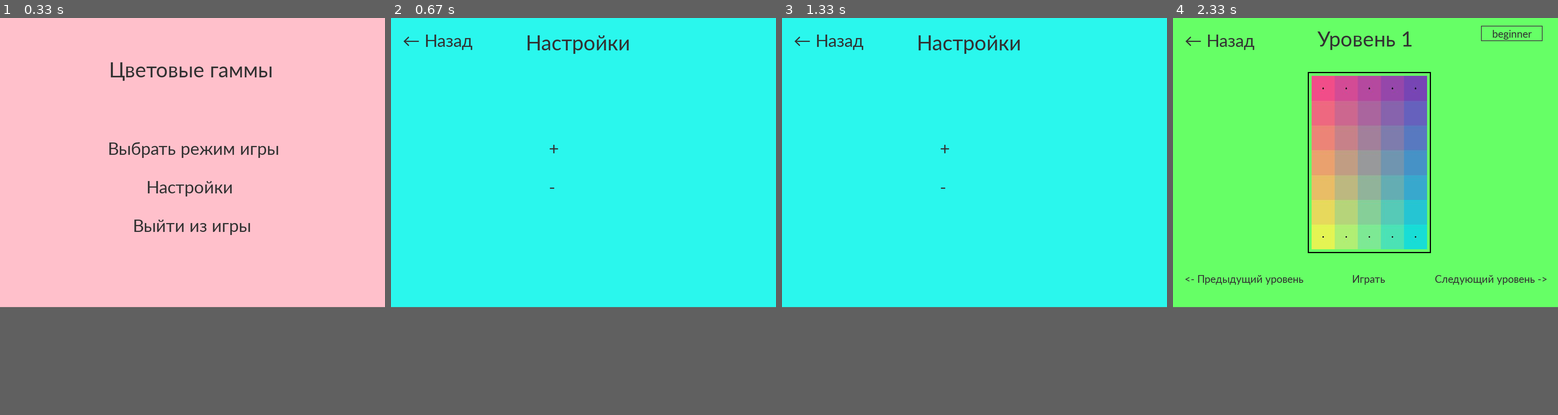
Above: before the commit, frames 1-4 (left to right).
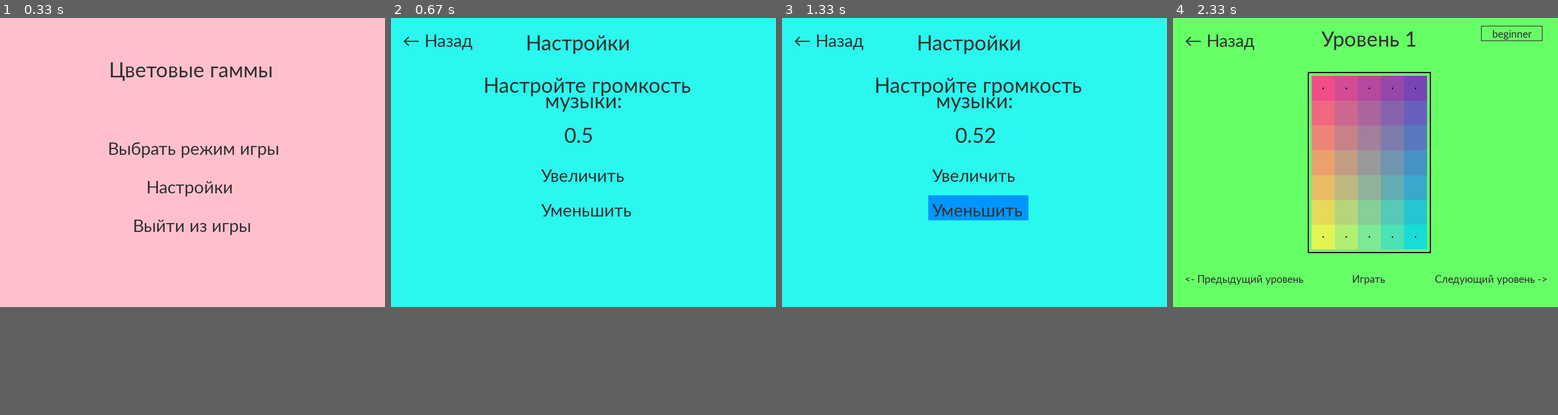
Above: after the commit, the same moments.

Repository: Angelina-ainel/PyGame-Project
Game: pygame game, started from menu.py
Same seed, same stepped clock (60 frames per second), same inputs: the game is played once before the commit and once after it.
Inputs (mouse positions are in pixels of both pictures, inside the frame that each line leads up to):
- Up to frame 1 (0.33 s): no input
- Up to frame 2 (0.67 s): press the mouse at (579, 184) at 0.37 s; move the mouse to (571, 133) at 0.47 s; release the mouse at (568, 85) at 0.6 s
- Up to frame 3 (1.33 s): click (1013, 184) at 0.75 s; click (978, 208) at 1.05 s, where only the run after the commit has a clickable "Уменьшить"
- Up to frame 4 (2.33 s): press the mouse at (1219, 37) at 1.37 s; move the mouse to (1226, 85) at 1.47 s; release the mouse at (1234, 137) at 1.6 s; press the mouse at (1365, 145) at 1.7 s; move the mouse to (1296, 149) at 1.8 s; release the mouse at (1223, 152) at 1.93 s; press the mouse at (1357, 164) at 2.03 s; move the mouse to (1434, 109) at 2.13 s; release the mouse at (1507, 53) at 2.27 s

Frame 1 is identical in both runs. In frame 2, 1.4% of the frame differs, in the area x 24-78%, y 15-50%; in frame 3, 2.9%, in the area x 24-78%, y 15-51%; in frame 4, 0.4%.

Commit message:
finish project

Diff:
--- a/menu.py
+++ b/menu.py
@@ -10,24 +10,30 @@
 con = sqlite3.connect('color_schemes.db')
 cur = con.cursor()
 
-pg.init()
-pg.display.set_caption('Цветовые гаммы')
-size = width, height = 1000, 750
-screen = pg.display.set_mode(size)
-
-c_font = 'calibri'
-up_font = pg.font.SysFont(c_font, 60)
-down_font = pg.font.SysFont(c_font, 30)
-
 difficulty = {1: 'beginner',
               2: 'easy',
               3: 'normal',
               4: 'hard',
               5: 'expert'}
-first_levels = ['beginner_1.jpg', 'easy_4.jpg', 'normal_7.jpg', 'hard_10.jpg', 'expert_13.jpg']
-current_levels = ['beginner_1.jpg', 'beginner_2.jpg', 'beginner_3.jpg', 'beginner_16.jpg', 'beginner_17.jpg']
+
+#  initial choice of difficulty and first level
+query = '''SELECT id FROM levels WHERE difficulty = 1'''
+res = cur.execute(query).fetchall()
+current_levels = []
 c = 0
+for r in res:
+    r = f'{difficulty[1]}_{str(r[0])}.jpg'
+    current_levels.append(r)
 current_level = current_levels[c]
+
+pg.init()
+pg.display.set_caption('Цветовые гаммы')
+size = width, height = 1000, 750
+screen = pg.display.set_mode(size)
+
+c_font = 'calibri'
+up_font = pg.font.SysFont(c_font, 60)
+down_font = pg.font.SysFont(c_font, 30)
 
 next_count = 0
 previous_count = 0
@@ -44,22 +50,23 @@
     pg.mixer.music.play(-1)
 
 
-def music_up():
+def music_up():  # turn up the music volume
     global vol
-    vol += 0.01
-    print(vol)
+    if vol < 1:
+        vol += 0.01
     pg.mixer.music.set_volume(vol)
 
 
-def music_down():
+def music_down():  # turn down the music volume
     global vol
-    vol -= 0.01
-    print(vol)
+    if vol > 0:
+        vol -= 0.01
     pg.mixer.music.set_volume(vol)
 
 
 pg.mixer.music.load("data/ambient-sleep-music-food-for-the-soul.mp3")
 vol = 0.5
+pg.mixer.music.set_volume(vol)
 music_play()
 
 
@@ -90,7 +97,7 @@
     screen.blit(button_text, (x, y))
 
 
-class Button:
+class Button:  # create buttons
     def __init__(self, width, height, inactive_color=(255, 192, 203), active_color=(255, 82, 108)):
         self.width = width
         self.height = height
@@ -101,20 +108,20 @@
         mouse = pg.mouse.get_pos()
         click = pg.mouse.get_pressed()
 
-        if x < mouse[0] < x + self.width and y < mouse[1] < y + self.height:
+        if x < mouse[0] < x + self.width and y < mouse[1] < y + self.height:  # drawing a button with an active color
             pg.draw.rect(screen, self.active_color, (x, y, self.width, self.height))
 
-            if click[0] == 1:  # здесь будет звук нажатия кнопки
+            if click[0] == 1:
                 if action is not None:
                     action()
 
-        else:
+        else:  # drawing a button with an inactive color
             pg.draw.rect(screen, self.inactive_color, (x, y, self.width, self.height))
 
         print_text(text, x + 10, y + 10, font_size=font_size)
 
 
-class ColorButton(Button):
+class ColorButton(Button):  # create colored buttons in user_level()
     def __init__(self, width, height, inactive_color, active_color):
         super().__init__(width, height, inactive_color, active_color)
         self.width = width
@@ -127,30 +134,28 @@
         click = pg.mouse.get_pressed()
         global color_list, down_font
 
+        #  draw a button with an active color
         if x < mouse[0] < x + self.width and y < mouse[1] < y + self.height and click[0] == 1:
             pg.draw.rect(screen, self.active_color, (x, y, self.width, self.height))
 
             if self.active_color not in color_list:
                 if len(color_list) < 4:
-                    print(len(color_list))
                     color_list.append(self.active_color)
-                    print(color_list)
                     time.sleep(0.3)
 
                 else:
                     color_list.remove(color_list[0])
                     color_list.append(self.active_color)
-                    print(color_list)
                     time.sleep(0.3)
 
-        else:
+        else:  # draw a button with an inactive color
             pg.draw.rect(screen, self.inactive_color, (x, y, self.width, self.height))
 
 
 color_list = []
 
 
-class Droplist:
+class Droplist:  # create droplist in user_level()
     def __init__(self, x, y, w, h, inactive_color, active_color, font, option_list, selected=0):
         self.inactive_color = inactive_color
         self.active_color = active_color
@@ -168,7 +173,7 @@
         btn_text = self.font.render(self.option_list[self.selected], 1, (50, 50, 50))
         surf.blit(btn_text, btn_text.get_rect(center=self.rect.center))
 
-        if self.draw_menu:
+        if self.draw_menu:  # draw a drop list if the menu is open
             for i, text in enumerate(self.option_list):
                 rect = self.rect.copy()
                 rect.y += (i + 1) * self.rect.height
@@ -220,20 +225,20 @@
         self.active = False
 
     def handle_event(self, event):
-        if event.type == pg.MOUSEBUTTONDOWN:
+        if event.type == pg.MOUSEBUTTONDOWN:  # changes the color of the frames
             if self.rect.collidepoint(event.pos):
                 self.active = not self.active
             else:
                 self.active = False
             self.color = COLOR_ACTIVE_S_U if self.active else COLOR_INACTIVE_S_U
-        if event.type == pg.KEYDOWN:
+        if event.type == pg.KEYDOWN:  # writes the text entered by the user
             if self.active:
                 if event.key == pg.K_BACKSPACE:
                     self.text = self.text[:-1]
                 else:
                     self.text += str(event.unicode)
                 self.txt_surface = FONT.render(self.text, True, self.color)
-        if not str(self.text).isdigit():
+        if not str(self.text).isdigit():  # checking for numbers
             self.text = ''
             self.txt_surface = FONT.render(self.text, True, self.color)
 
@@ -242,9 +247,7 @@
         self.rect.w = width
 
     def draw(self, screen):
-        # Blit the text.
         screen.blit(self.txt_surface, (self.rect.x + 5, self.rect.y + 5))
-        # Blit the rect.
         pg.draw.rect(screen, self.color, self.rect, 2)
 
 
@@ -253,13 +256,13 @@
     sys.exit()
 
 
-def next_counter():
+def next_counter():  # Moving to the next level
     global next_count
     next_count = 1
     time.sleep(0.25)
 
 
-def previous_counter():
+def previous_counter():  # Moving to the previous level
     global previous_count
     previous_count = 1
     time.sleep(0.25)
@@ -434,7 +437,7 @@
         pg.display.flip()
 
 
-def menu():
+def menu():  # draw main menu
     select_button = Button(470, 65)
     option_button = Button(240, 65)
     quit_button = Button(320, 65)
@@ -457,7 +460,7 @@
         pg.display.flip()
 
 
-def select_menu():
+def select_menu():  # draws a menu for selecting game modes
     time.sleep(0.25)
     user_options = Button(660, 65, (255, 243, 82), (255, 165, 0))
     off_levels = Button(380, 65, (255, 243, 82), (255, 165, 0))
@@ -478,7 +481,7 @@
         pg.display.flip()
 
 
-def user_level():
+def user_level():  # draws a level creation menu
     time.sleep(0.25)
     global up_font, c_font, down_font, width_input, height_input, selected_template, screen, mistake
     screen = pg.display.set_mode(size)
@@ -575,12 +578,12 @@
 
         screen.blit(select_colors, (710, 340))
         x = 680
-        for color in color_list:
+        for color in color_list:  # draws the selected colors
             button = ColorButton(70, 70, color, color)
             button.draw(x, 400, '')
             x += 80
 
-        if mistake:
+        if mistake:  # writes an error message
             screen.blit(mistake_message, (width - 400, height - 50))
 
         screen.blit(up_text, (250, 25))
@@ -595,12 +598,12 @@
         clock.tick(30)
 
 
-def options():
+def options():  # draw music options
     time.sleep(0.25)
-    global up_font
+    global up_font, vol
     back = Button(210, 65, (42, 247, 237), (0, 150, 255))
-    up = Button(100, 100, (42, 247, 237), (0, 150, 255))
-    down = Button(100, 100, (42, 247, 237), (0, 150, 255))
+    up = Button(240, 65, (42, 247, 237), (0, 150, 255))
+    down = Button(260, 65, (42, 247, 237), (0, 150, 255))
 
     while True:
         events = pg.event.get()
@@ -611,24 +614,43 @@
         screen.fill((42, 247, 237))
 
         text_surface = up_font.render('Настройки', True, (50, 50, 50))
+        text_surface1 = up_font.render('Настройте громкость', True, (50, 50, 50))
+        text_surface2 = up_font.render('музыки:', True, (50, 50, 50))
+        mus_vol = up_font.render(str(round(vol, 2)), True, (50, 50, 50))  # writes the music volume value
+
         back.draw(20, 20, '← Назад', menu)
-        up.draw(400, 300, '+', music_up)
-        down.draw(400, 400, '-', music_down)
+        up.draw(380, 370, 'Увеличить', music_up)
+        down.draw(380, 460, 'Уменьшить', music_down)
 
         screen.blit(text_surface, (350, 30))
+        screen.blit(text_surface1, (240, 140))
+        screen.blit(text_surface2, (400, 180))
+        screen.blit(mus_vol, (450, 270))
         pg.display.flip()
 
 
-def levels():
+def levels():  # draw menu levels
     time.sleep(0.25)
-    global cur, next_count, previous_count, current_level, current_levels, c, screen
+    global cur, next_count, previous_count, screen, current_level, current_levels, c
+
+    # creates a list of the first levels
+    fl_count = 1
+    first_levels = []
+    for k_diff in range(5):
+        k_diff += 1
+        result = f'{difficulty[k_diff]}_{fl_count}.jpg'
+        fl_count += 3
+        first_levels.append(result)
+
     screen = pg.display.set_mode(size)
     back = Button(210, 65, (102, 255, 102), (50, 205, 50))
     left = Button(330, 50, (102, 255, 102), (50, 205, 50))
     right = Button(315, 50, (102, 255, 102), (50, 205, 50))
     play = Button(180, 50, (102, 255, 102), (50, 205, 50))
-    query = '''SELECT difficulty FROM difficulties'''
-    res = cur.execute(query).fetchall()
+
+    # filling in the drop list
+    query1 = '''SELECT difficulty FROM difficulties'''
+    res = cur.execute(query1).fetchall()
     templates_list = []
     for r in res:
         r = r[0]
@@ -643,7 +665,8 @@
             if event.type == pg.QUIT:
                 terminate()
 
-        selected_option = list1.update(event_list) + 1
+        # user's choice of difficulty and level
+        selected_option = list1.update(event_list) + 1  # the number of the selected difficulty
         query = '''SELECT id FROM levels WHERE difficulty = ?'''
         res = cur.execute(query, (selected_option,)).fetchall()
         if selected_option > 0:
@@ -656,6 +679,8 @@
                 result = f'{dif_str}_{str(r[0])}.jpg'
                 current_levels.append(result)
             current_level = current_levels[c]
+
+        # switching between levels
         if current_level != current_levels[-1] and next_count > 0:
             c += 1
             current_level = current_levels[c]
@@ -679,31 +704,17 @@
         screen.fill((102, 255, 102))
         list1.draw(screen)
         back.draw(20, 20, '← Назад', select_menu)
-        left.draw(20, 650, '<- Предыдущий уровень', font_size=30, action=previous_counter)
-        right.draw(670, 650, 'Следующий уровень ->', font_size=30, action=next_counter)
-        right_levels = ['beginner_1.jpg', 'beginner_2.jpg', 'beginner_3.jpg']
-        not_right_levels = ['beginner_16.jpg', 'beginner_17.jpg', 'beginner_18.jpg', 'beginner_19.jpg']
-        es_n_levels = ['easy_4.jpg', 'easy_5.jpg', 'easy_6.jpg', 'normal_7.jpg', 'normal_8.jpg', 'normal_9.jpg']
-        if current_level in right_levels:
-            s = current_level.split('.')
-            s = s[0][-1]
-            text_surface = up_font.render(f'Уровень {s}', True, (50, 50, 50))
-            screen.blit(text_surface, (375, 20))
-        elif current_level in not_right_levels:
-            s = current_level.split('.')
-            s = s[0][-2:]
-            text_surface = up_font.render(f'Уровень {int(s) - 12}', True, (50, 50, 50))
-            screen.blit(text_surface, (375, 20))
-        elif current_level in es_n_levels:
-            s = current_level.split('.')
-            s = s[0][-1]
-            text_surface = up_font.render(f'Уровень {int(s) + 2}', True, (50, 50, 50))
-            screen.blit(text_surface, (375, 20))
-        else:
-            s = current_level.split('.')
-            s = s[0][-2:]
-            text_surface = up_font.render(f'Уровень {int(s) + 2}', True, (50, 50, 50))
-            screen.blit(text_surface, (375, 20))
+        left.draw(20, 650, '<- Предыдущий уровень', previous_counter, font_size=30)
+        right.draw(670, 650, 'Следующий уровень ->', next_counter, font_size=30)
+
+        # visual numbering of levels
+        n_cur_l = 1
+        for count, level in enumerate(current_levels):
+            if current_level == level:
+                n_cur_l = count + 1
+        text_surface = up_font.render(f'Уровень {n_cur_l}', True, (50, 50, 50))
+        screen.blit(text_surface, (385, 20))
+
         play.draw(420, 650, '     Играть', game, font_size=30)
         image = load_image(current_level)
 
@@ -712,6 +723,7 @@
         border = 3
 
         pg.draw.rect(screen, (0, 0, 0), (x, y, w, h))
+        # drawing a black frame behind the level image
         pg.draw.rect(screen, (102, 255, 102), (x + border, y + border, w - border * 2, h - border * 2))
 
         screen.blit(image, (360, 150))
Binary file changed: color_schemes.db
